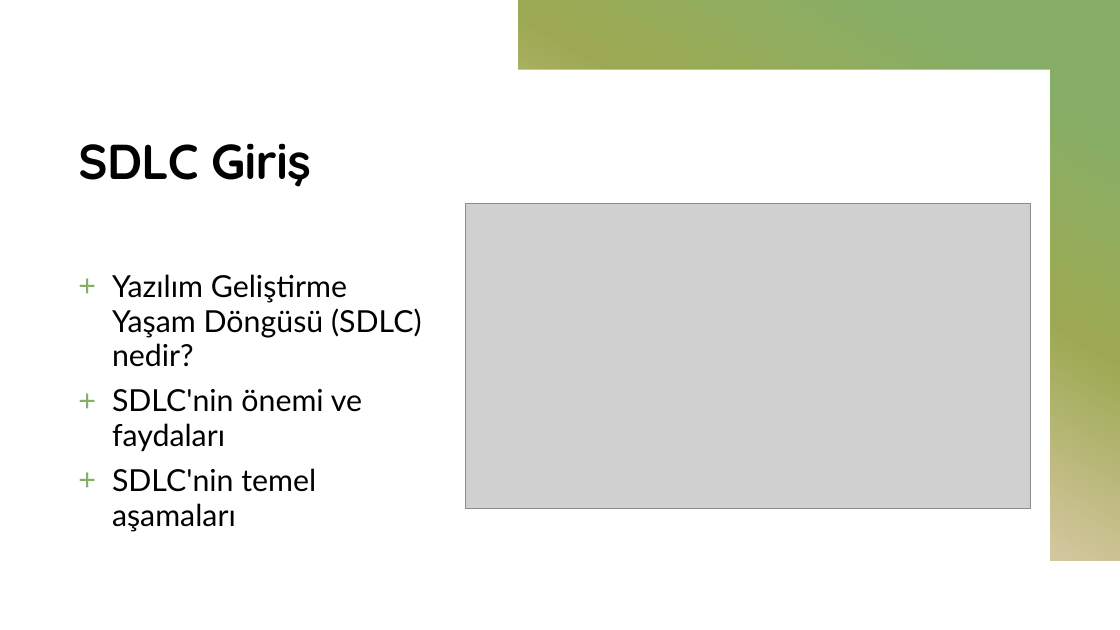
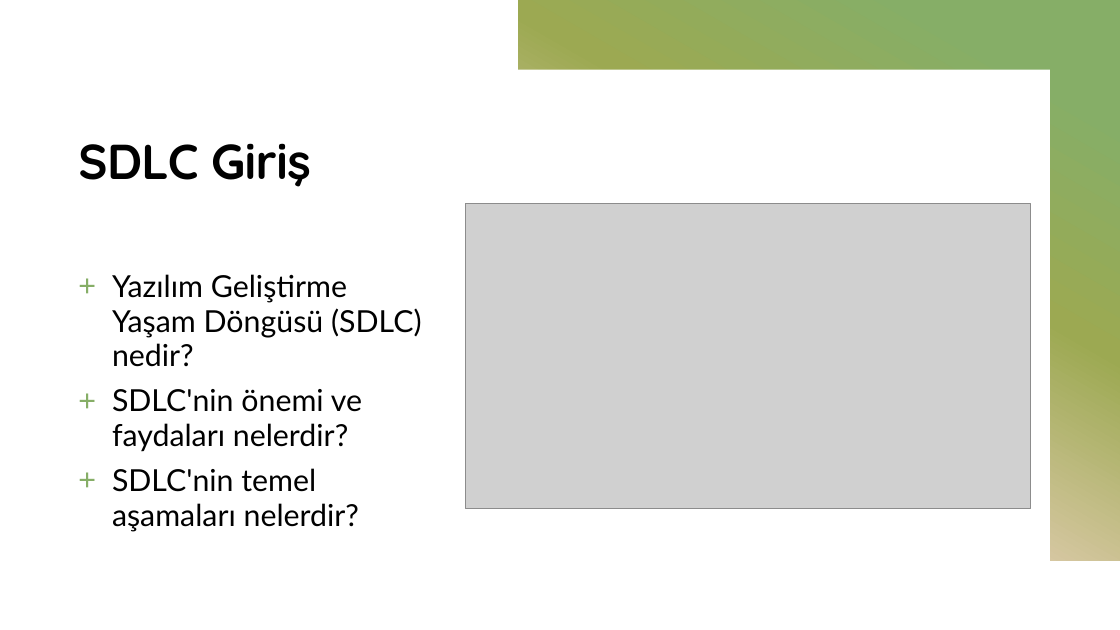
Before and after one commit to mehmetsungur/SDLC, a slide deck: slide 2 of SDLC.pptx. Drawn at 1120x630 pixels with LibreOffice and Linux fonts; fonts in the diff are those of the drawing; grey boxes stand for pictures. Boxes give left, top, right and bottom in pixels: in the first picture for what was removed or moved away, otherwise in the second. Text is boxed around its words. In the diff, an @@ line names an element or a change of style, - is before the commit and + after.

```diff
--- a/SDLC.pptx
+++ b/SDLC.pptx
@@ text at <box>112,389,362,531</box>: text changed @@
-+ SDLC'nin önemi ve faydaları
-+ SDLC'nin temel aşamaları
++ SDLC'nin önemi ve faydaları nelerdir?
++ SDLC'nin temel aşamaları nelerdir?
```
Also in this commit, not shown: 2 other slides changed, 12 slides added.
